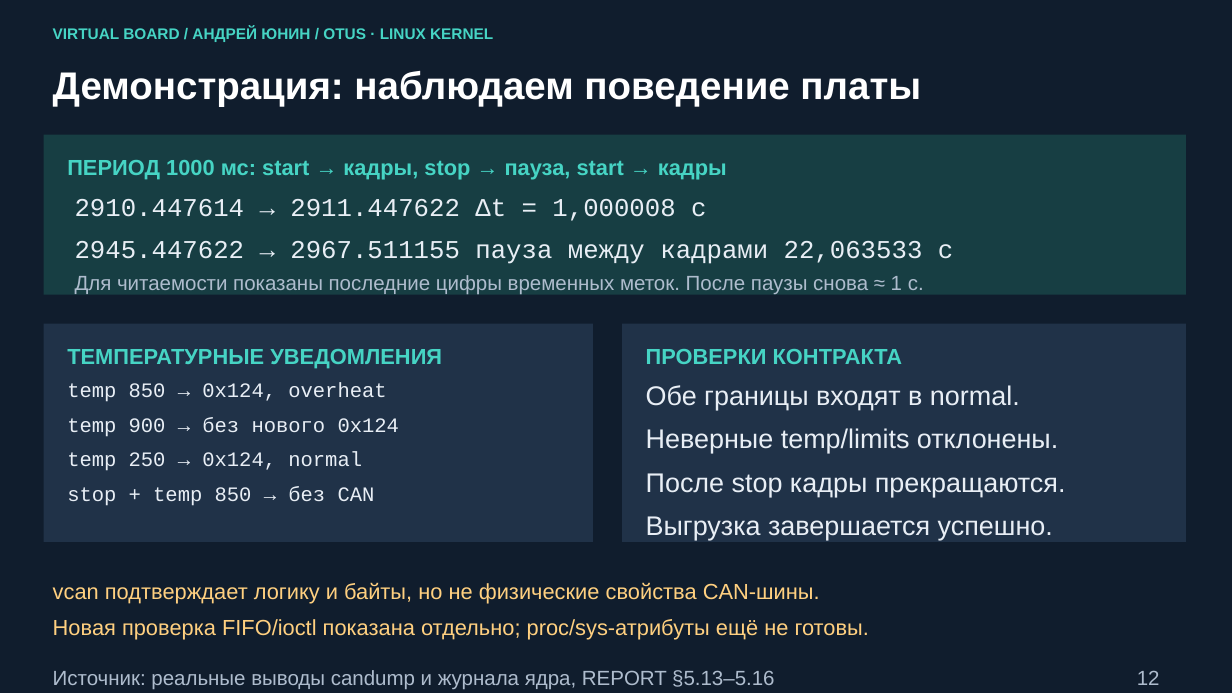
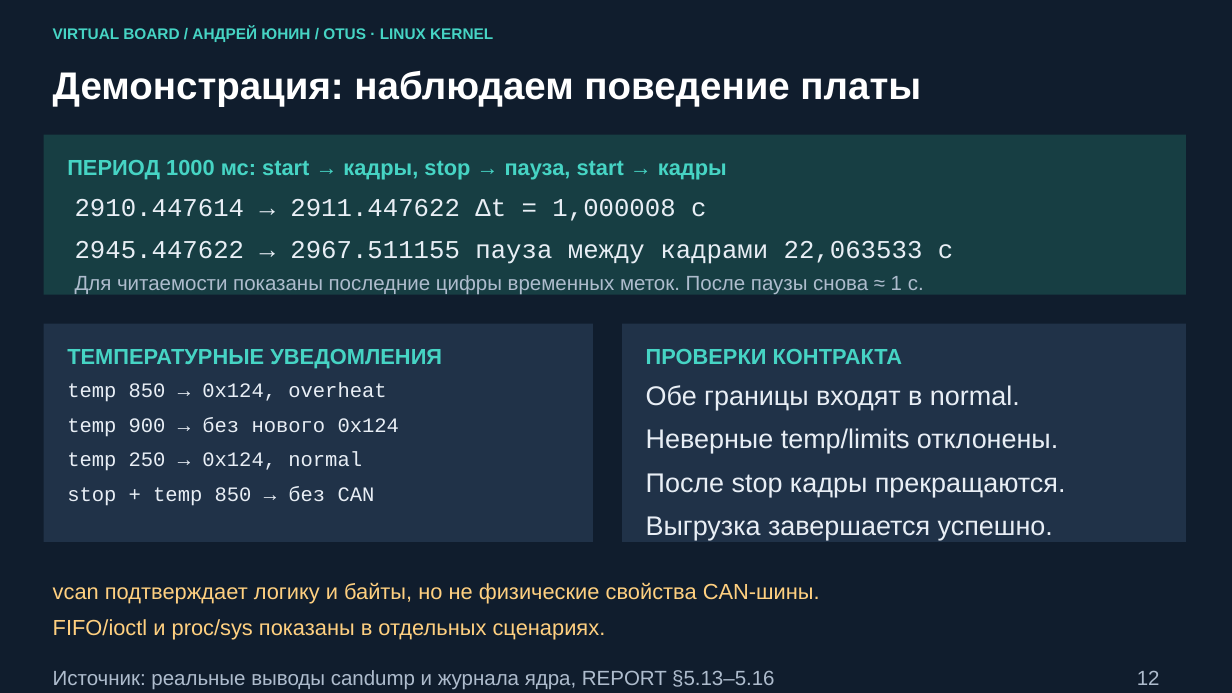
Before and after one commit to andrey-yunin/virtual-board, a slide deck: slide 12 of docs/presentation/virtual_board.pptx. Drawn at 1232x693 pixels with LibreOffice and Linux fonts; fonts in the diff are those of the drawing. Boxes give left, top, right and bottom in pixels: in the first picture for what was removed or moved away, otherwise in the second. Text is boxed around its words. In the diff, an @@ line names an element or a change of style, - is before the commit and + after.

```diff
--- a/docs/presentation/virtual_board.pptx
+++ b/docs/presentation/virtual_board.pptx
@@ text at (53,619,606,640): text changed @@
-Новая проверка FIFO/ioctl показана отдельно; proc/sys-атрибуты ещё не готовы.
+FIFO/ioctl и proc/sys показаны в отдельных сценариях.
```
Also in this commit, not shown: 3 other slides changed, 3 slides added, 17 other files.
